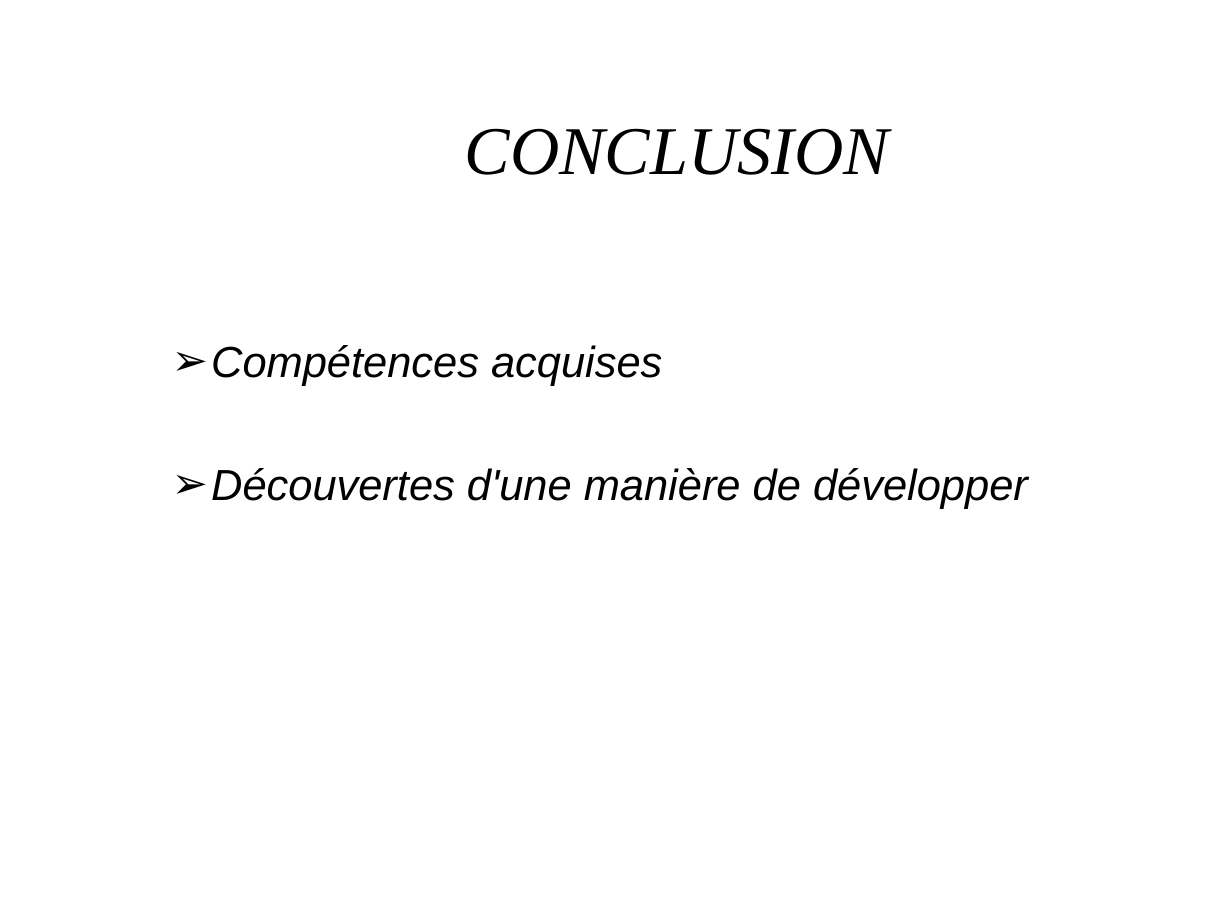
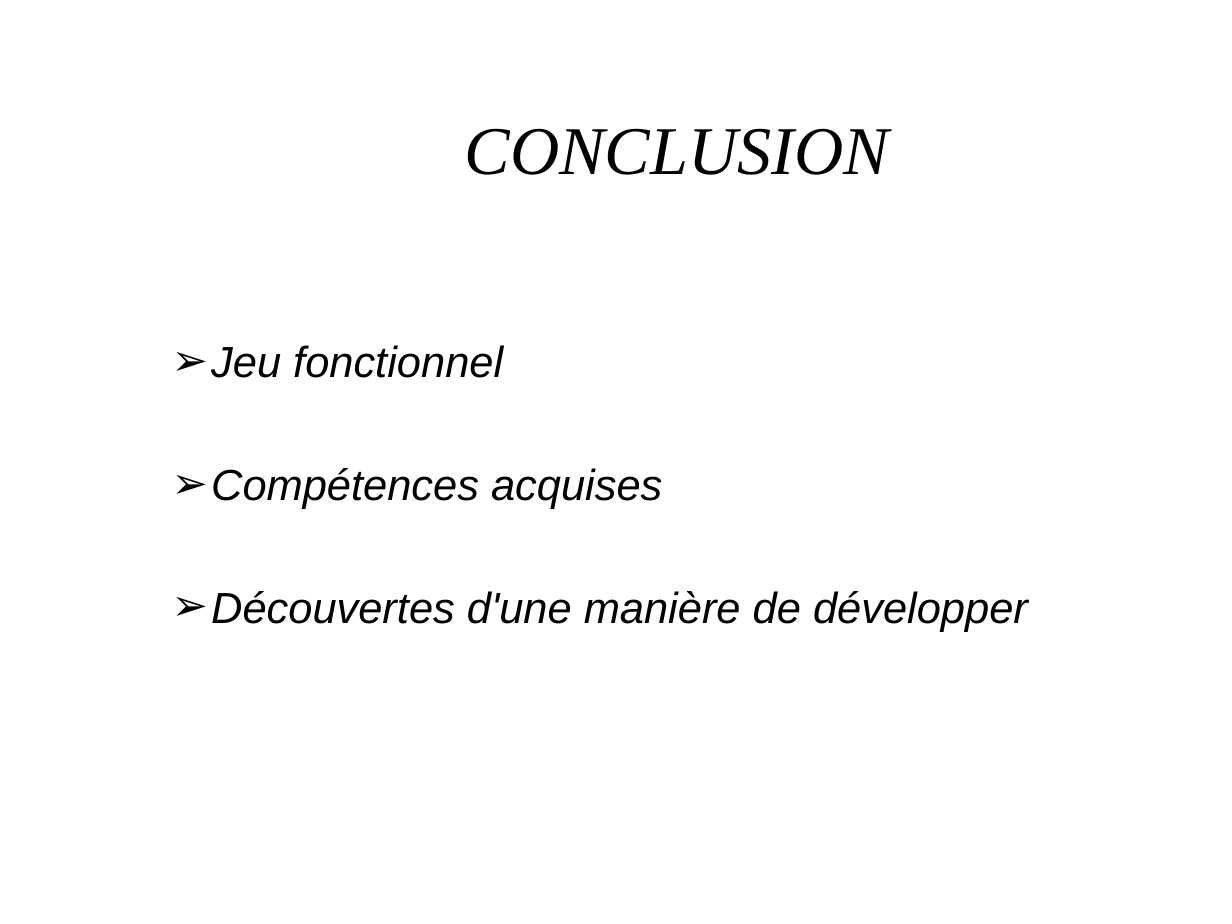
Before and after one commit to Mialus/towerDefense, a slide deck: slide 15 of Orale.odp (slide 14 before the commit). Drawn at 1232x924 pixels with LibreOffice and Linux fonts; fonts in the diff are those of the drawing; background and template pictures are left out. Boxes give left, top, right and bottom in pixels: in the first picture for what was removed or moved away, otherwise in the second. Text is boxed around its words. In the diff, an @@ line names an element or a change of style, - is before the commit and + after.

```diff
--- a/Orale.odp
+++ b/Orale.odp
@@ text at [211, 345, 503, 378]: paragraph added @@
+➢ Jeu fonctionnel
```
Also in this commit, not shown: 8 other slides changed, 1 slide added, 4 other files.
